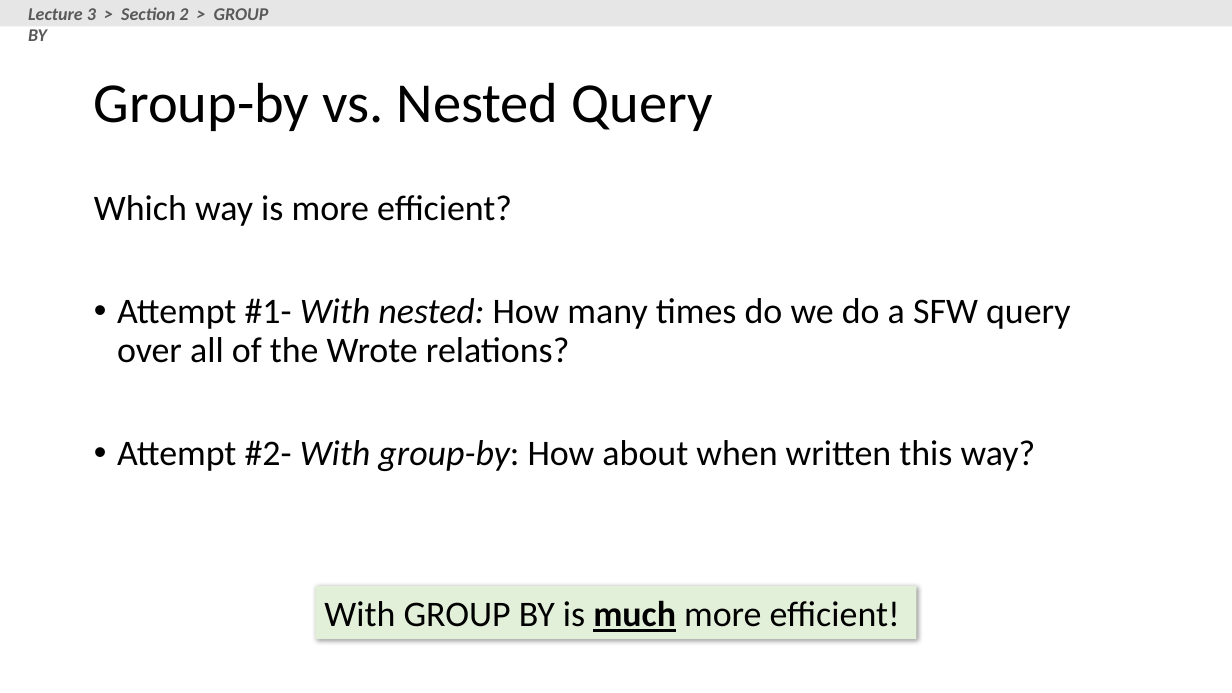
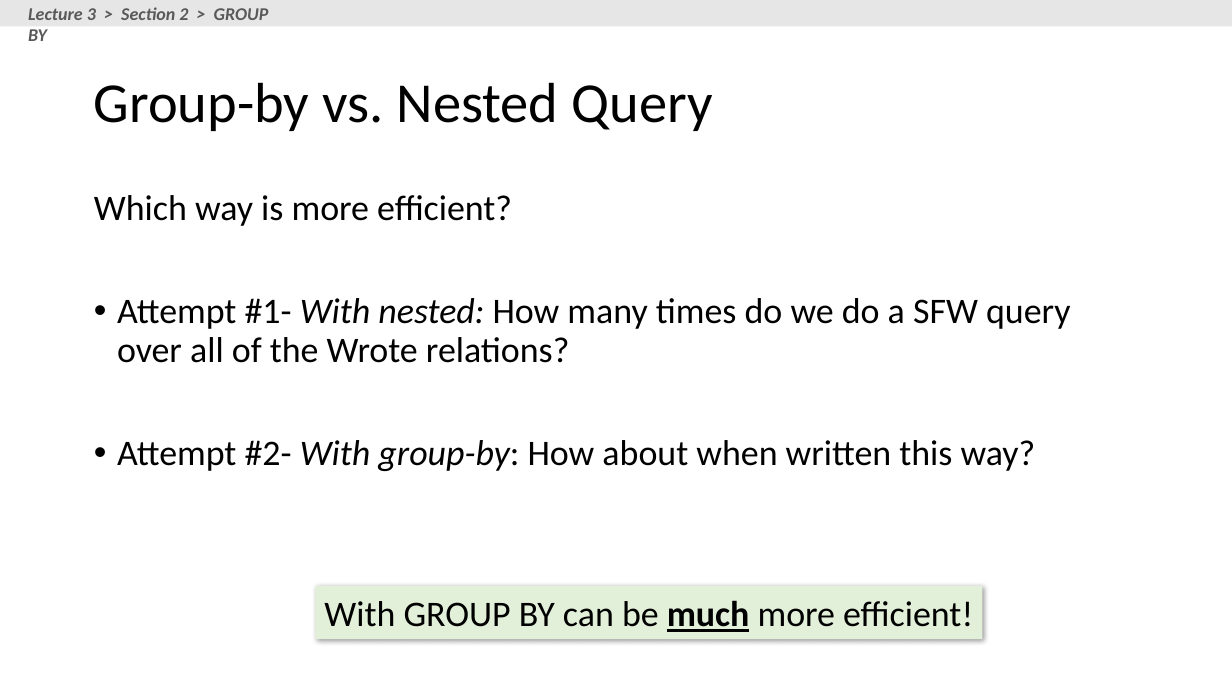
Before and after one commit to XIEQ/cs145-notebooks, a slide deck: slide 106 of lecture-2-3/Lecture_2_3_SQL.pptx. Drawn at 1232x693 pixels with LibreOffice and Linux fonts; fonts in the diff are those of the drawing. Boxes give left, top, right and bottom in pixels: in the first picture for what was removed or moved away, otherwise in the second. Text is boxed around its words. In the diff, an @@ line names an element or a change of style, - is before the commit and + after.

```diff
--- a/lecture-2-3/Lecture_2_3_SQL.pptx
+++ b/lecture-2-3/Lecture_2_3_SQL.pptx
@@ rectangle "With GROUP BY can be ...": place and size @@
-rectangle "With GROUP BY can be ..." at (315,586,917,639)
+rectangle "With GROUP BY can be ..." at (315,586,982,639)
@@ text in rectangle at (324,600,973,632): text changed @@
-With GROUP BY is much more efficient!
+With GROUP BY can be much more efficient!
```
Also in this commit, not shown: 8 other slides changed, 2 slides added, 2 slides removed, 1 other file.
